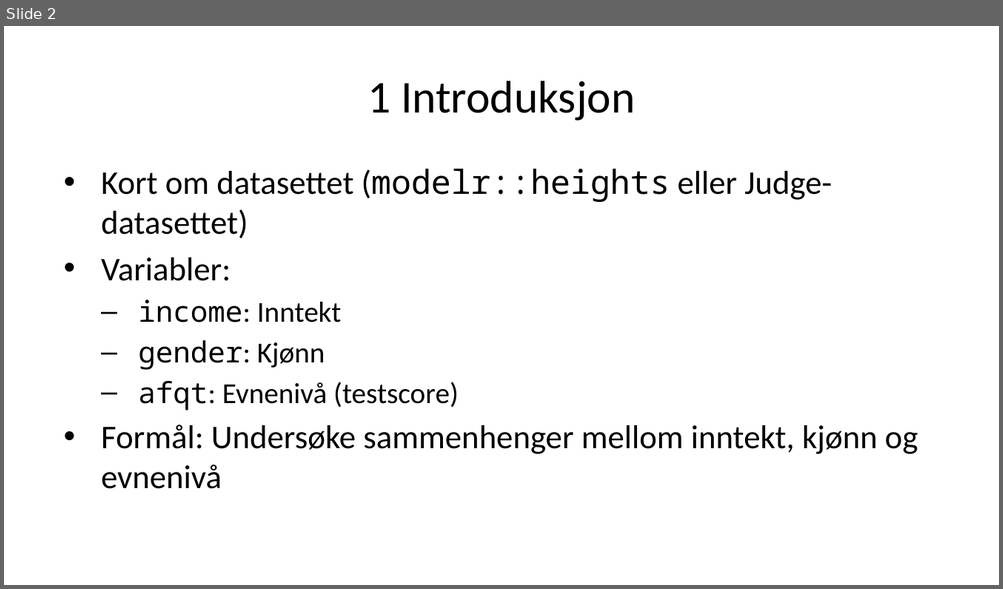
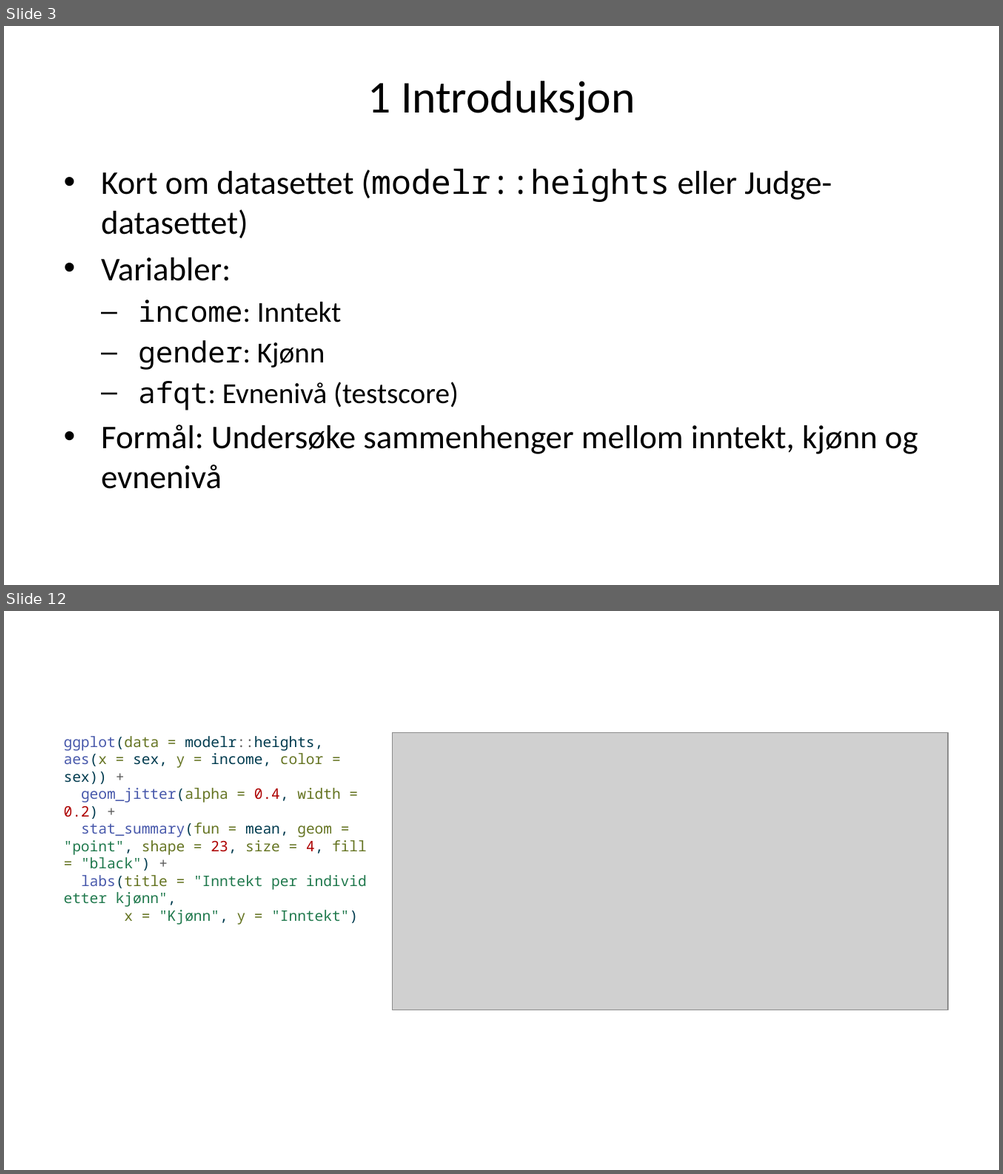
Before and after one commit to H-Vika/MSB105-Assign-2, a slide deck: MSB105 assign 2 presentasjon.pptx. Shown one above the other, each under a label of ours: slide 2 before the commit, slides 3 and 12 after it; the slides between them are not shown. The pictures are 1003x589 and 1003x1174 pixels, drawn with LibreOffice and Linux fonts; fonts in the diff are those of the drawing; grey boxes stand for pictures. Boxes give left, top, right and bottom in pixels: in the first picture for what was removed or moved away, otherwise in the second. Text is boxed around its words. In the diff, an @@ line names an element or a change of style, - is before the commit and + after.

Commit message:
lagt til flerer tabeller som omhandler kjønn og inntekt.

```diff
--- a/MSB105 assign 2 presentasjon.pptx
+++ b/MSB105 assign 2 presentasjon.pptx
@@ slide 12 added at <box>4,611,999,1170</box>, background #FFFFFF @@
@@ text added at <box>64,736,367,925</box>, 10.5 pt, text #657422 @@
+ggplot(data = modelr::heights, aes(x = sex, y = income, color = sex)) +
+geom_jitter(alpha = 0.4, width = 0.2) +
+stat_summary(fun = mean, geom = "point", shape = 23, size = 4, fill = "black") +
+labs(title = "Inntekt per individ etter kjønn",
+x = "Kjønn", y = "Inntekt")
@@ picture added at <box>392,732,947,1010</box> @@
@@ what was slide 2 is now slide 3 @@
```
Also in this commit, not shown: 3 slides changed, 18 other slides added, 2 slides removed, 3 other files.
